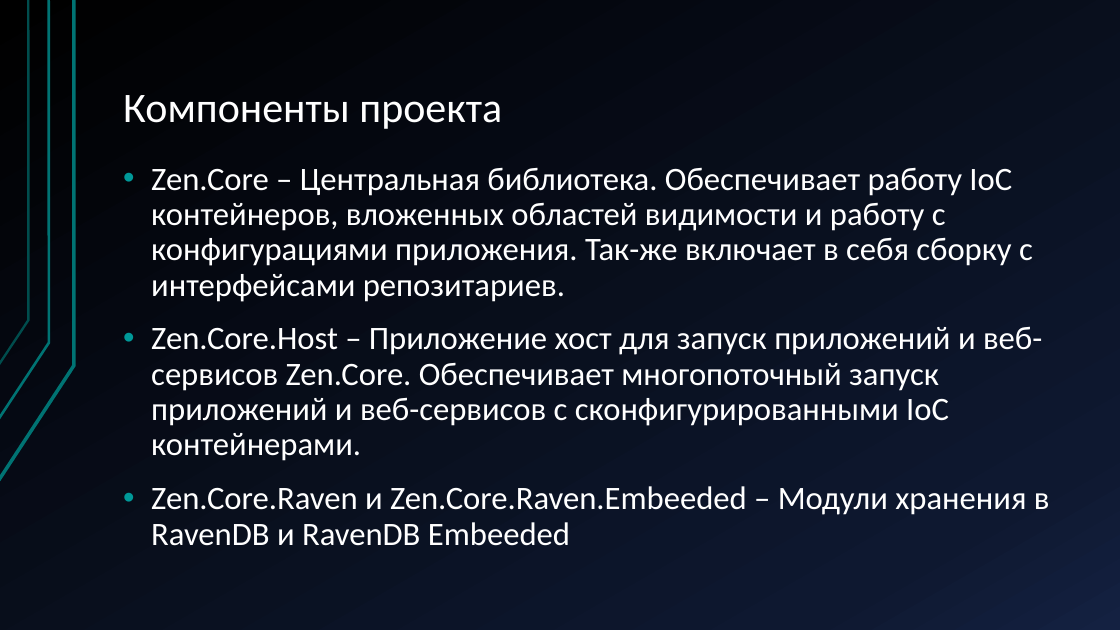
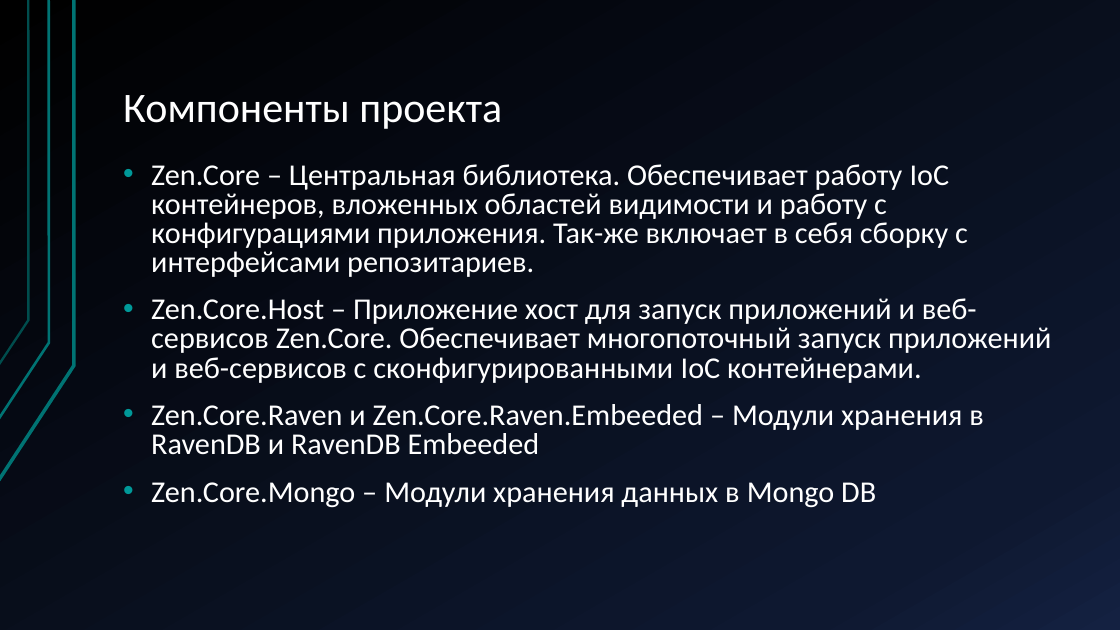
Before and after one commit to holinov/Zen.Core, a slide deck: slide 3 of docs/ZenCore.pptx. Drawn at 1120x630 pixels with LibreOffice and Linux fonts; fonts in the diff are those of the drawing. Boxes give left, top, right and bottom in pixels: in the first picture for what was removed or moved away, otherwise in the second. Text is boxed around its words. In the diff, an @@ line names an element or a change of style, - is before the commit and + after.

```diff
--- a/docs/ZenCore.pptx
+++ b/docs/ZenCore.pptx
@@ text at (151,164,1051,455): size 28 to 25.9 pt; line spacing 0.9 to 0.8 @@
@@ text at (151,482,876,507): paragraph added @@
+• Zen.Core.Mongo – Модули хранения данных в Mongo DB
```
Also in this commit, not shown: 1 other file.
